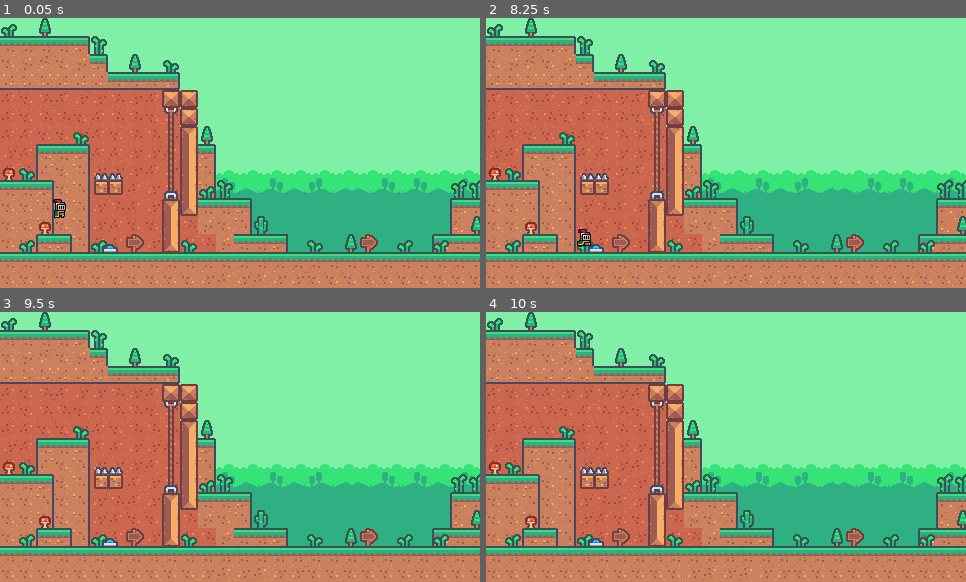
Above: before the commit, frames 1-4 (two rows, left to right).
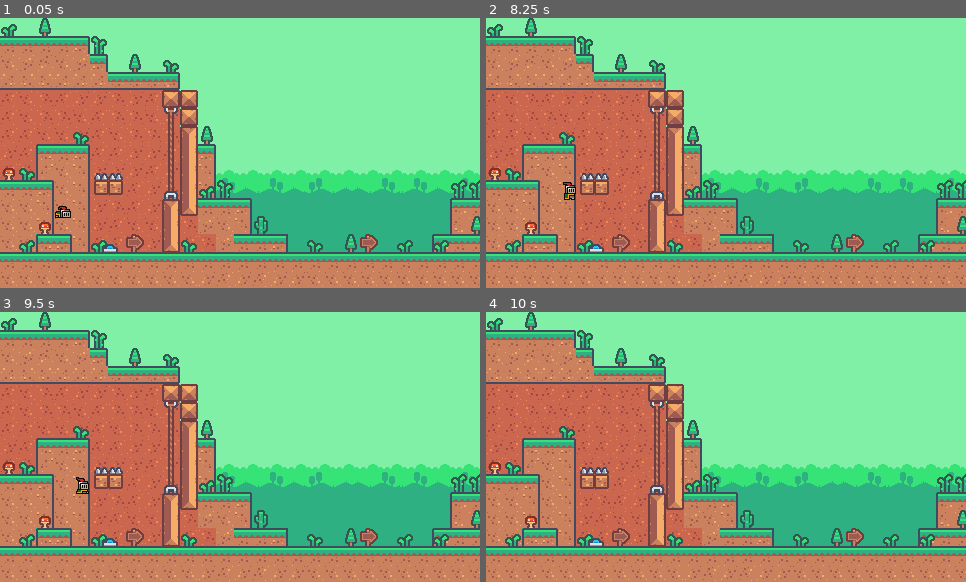
Above: after the commit, the same moments.

Repository: Flor96/demo
Game: Godot game, scene res://Mapas/Mapa 1.tscn
Same seed, same stepped clock (60 frames per second), same inputs: the game is played once before the commit and once after it. The project has no main scene, so this scene is started directly.
Inputs (mouse positions are in pixels of both pictures, inside the frame that each line leads up to):
- Up to frame 1 (0.05 s): no input
- Up to frame 2 (8.25 s): tap Enter at 0.5 s; move the mouse to (596, 247) at 0.52 s; hold Right (ui_right) 0.53-2.03 s; tap Space (jump) at 0.77, 1.52, 3.02, 3.77, 4.52, 6.02, 6.77, 7.52 s; move the mouse to (630, 166) at 1.27 s; move the mouse to (774, 93) at 2.02 s; hold Left (ui_left) 2.03-2.78 s; move the mouse to (702, 207) at 2.77 s; hold Right (ui_right) 2.78-4.28 s; move the mouse to (870, 193) at 3.52 s; move the mouse to (582, 112) at 4.27 s; hold Left (ui_left) 4.28-5.03 s; move the mouse to (750, 153) at 5.02 s; hold Right (ui_right) 5.03-5.78 s; move the mouse to (654, 85) at 5.77 s; hold Left (ui_left) 5.78-7.28 s; move the mouse to (831, 139) at 6.52 s; move the mouse to (630, 166) at 7.27 s; hold Right (ui_right) from 7.28 s (still down); move the mouse to (774, 93) at 8.02 s
- Up to frame 3 (9.5 s): keep holding Right (ui_right); move the mouse to (216, 501) at 8.77 s; tap Space (jump) at 9.02 s
- Up to frame 4 (10 s): move the mouse to (870, 487) at 9.52 s; release Right (ui_right) at 9.53 s; hold Left (ui_left) from 9.53 s (still down); tap Space (jump) at 9.77 s

The runs differ from the first frame. In frame 1, 0.2% of the frame differs, in the area x 11-15%, y 67-75%; in frame 2, 0.3%, in the area x 16-22%, y 60-85%; in frame 3, 0.1%; in frame 4, nothing differs.

Commit message:
Caballero revive
hice un Respawn Point en el que el caballero reaparece una vez que muere, implemente la animación de muerte

Diff:
--- a/mapeado/Caballero/caballero.gd
+++ b/mapeado/Caballero/caballero.gd
@@ -6,12 +6,15 @@
 @onready var animated_sprite = $AnimatedSprite2D
 @onready var jump_sound = $JumpSound
 @onready var death_sound = $DeathSound
+@onready var respawn_point = get_parent().get_node("RespawnPoint").global_position
 
 var is_dead = false
 var is_facing_right = true
 var gravity =  ProjectSettings.get_setting("physics/2d/default_gravity")
 
 func _physics_process(delta):
+	if is_dead:
+		return
 	jump(delta)
 	move_x()
 	flip()
@@ -19,6 +22,9 @@
 	update_animations()
 
 func update_animations():
+	if is_dead:
+		return
+
 	if not is_on_floor():
 		if velocity.y < 0:
 			$AnimatedSprite2D.play("jump")
@@ -46,9 +52,19 @@
 	velocity.x =input_axis * move_speed
 
 func _on_area_2d_area_entered(area: Area2D) -> void:
-	print("si funciona")
 	if area.is_in_group("Pinchos") or area.is_in_group("PinchoRojo"):
-		death_sound.play()
-		await get_tree().create_timer(0.5).timeout
-		queue_free()
+		die()
+
+func die():
+	is_dead = true
+	death_sound.play()
+	$AnimatedSprite2D.play("dead")
+	await get_tree().create_timer(0.5).timeout
+	respawn()
+
+func respawn():
+	global_position = respawn_point
+	is_dead = false
+	velocity = Vector2.ZERO
+	update_animations()
 	pass
--- a/mapeado/Caballero/caballero.tscn
+++ b/mapeado/Caballero/caballero.tscn
@@ -1,29 +1,13 @@
-[gd_scene load_steps=43 format=3 uid="uid://cge7iopl00spg"]
+[gd_scene load_steps=39 format=3 uid="uid://cge7iopl00spg"]
 
 [ext_resource type="Script" path="res://Caballero/caballero.gd" id="1_1xlc8"]
 [ext_resource type="Texture2D" uid="uid://wwica484nltc" path="res://Caballero/knight.png" id="2_baq0g"]
 [ext_resource type="AudioStream" uid="uid://cddbhrggfp003" path="res://Caballero/jump.wav" id="3_7t0d2"]
 [ext_resource type="AudioStream" uid="uid://8v4xshpmhryo" path="res://Caballero/hurt.wav" id="3_nbk8t"]
 
-[sub_resource type="AtlasTexture" id="AtlasTexture_ceoxt"]
-atlas = ExtResource("2_baq0g")
-region = Rect2(0, 192, 32, 32)
-
-[sub_resource type="AtlasTexture" id="AtlasTexture_wjtrh"]
-atlas = ExtResource("2_baq0g")
-region = Rect2(32, 192, 32, 32)
-
-[sub_resource type="AtlasTexture" id="AtlasTexture_6ep4e"]
-atlas = ExtResource("2_baq0g")
-region = Rect2(64, 192, 32, 32)
-
 [sub_resource type="AtlasTexture" id="AtlasTexture_nl3r8"]
 atlas = ExtResource("2_baq0g")
 region = Rect2(96, 192, 32, 32)
-
-[sub_resource type="AtlasTexture" id="AtlasTexture_n8in2"]
-atlas = ExtResource("2_baq0g")
-region = Rect2(0, 224, 32, 32)
 
 [sub_resource type="AtlasTexture" id="AtlasTexture_eolcq"]
 atlas = ExtResource("2_baq0g")
@@ -149,19 +133,7 @@
 animations = [{
 "frames": [{
 "duration": 1.0,
-"texture": SubResource("AtlasTexture_ceoxt")
-}, {
-"duration": 1.0,
-"texture": SubResource("AtlasTexture_wjtrh")
-}, {
-"duration": 1.0,
-"texture": SubResource("AtlasTexture_6ep4e")
-}, {
-"duration": 1.0,
 "texture": SubResource("AtlasTexture_nl3r8")
-}, {
-"duration": 1.0,
-"texture": SubResource("AtlasTexture_n8in2")
 }, {
 "duration": 1.0,
 "texture": SubResource("AtlasTexture_eolcq")
@@ -291,6 +263,8 @@
 scale = Vector2(0.5, 0.5)
 sprite_frames = SubResource("SpriteFrames_uuktm")
 animation = &"dead"
+frame = 3
+frame_progress = 1.0
 
 [node name="CollisionShape2D" type="CollisionShape2D" parent="."]
 position = Vector2(-0.25, 1)
@@ -309,3 +283,4 @@
 stream = ExtResource("3_7t0d2")
 
 [connection signal="area_entered" from="Area2D" to="." method="_on_area_2d_area_entered"]
+[connection signal="body_entered" from="Area2D" to="." method="_on_area_2d_body_entered"]
--- a/mapeado/Mapas/Mapa 1.tscn
+++ b/mapeado/Mapas/Mapa 1.tscn
@@ -154,4 +154,7 @@
 [node name="Suelo" parent="." instance=ExtResource("8_n8dwk")]
 visible = false
 
+[node name="RespawnPoint" type="Marker2D" parent="."]
+position = Vector2(18, 218)
+
 [connection signal="boton_pressed" from="Boton" to="Puerta" method="_on_boton_boton_pressed"]
--- a/mapeado/boton.gd
+++ b/mapeado/boton.gd
@@ -8,7 +8,7 @@
 
 
 # Called every frame. 'delta' is the elapsed time since the previous frame.
-func _process(delta: float) -> void:
+func _process(_delta):
 	$Pressed.visible = pressed
 	$Released.visible = !pressed
 
--- a/mapeado/puerta.gd
+++ b/mapeado/puerta.gd
@@ -3,12 +3,12 @@
 var abierta = false
 
 # Called when the node enters the scene tree for the first time.
-func _ready() -> void:
+func _ready():
 	pass # Replace with function body.
 
 
 # Called every frame. 'delta' is the elapsed time since the previous frame.
-func _process(delta: float) -> void:
+func _process(_delta: float):
 	pass
 
 func abrir_puerta():
@@ -20,7 +20,7 @@
 	$AnimationPlayer.play("cerrar")
 
 
-func _on_boton_boton_pressed(valor : bool) -> void:
+func _on_boton_boton_pressed(valor : bool):
 	if valor:
 		abrir_puerta()
 	else:
